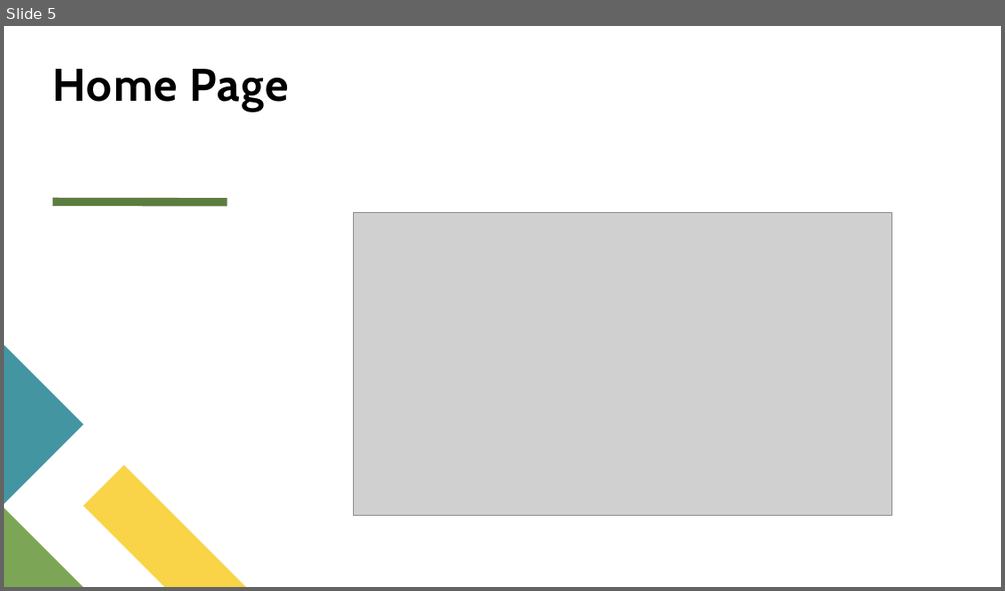
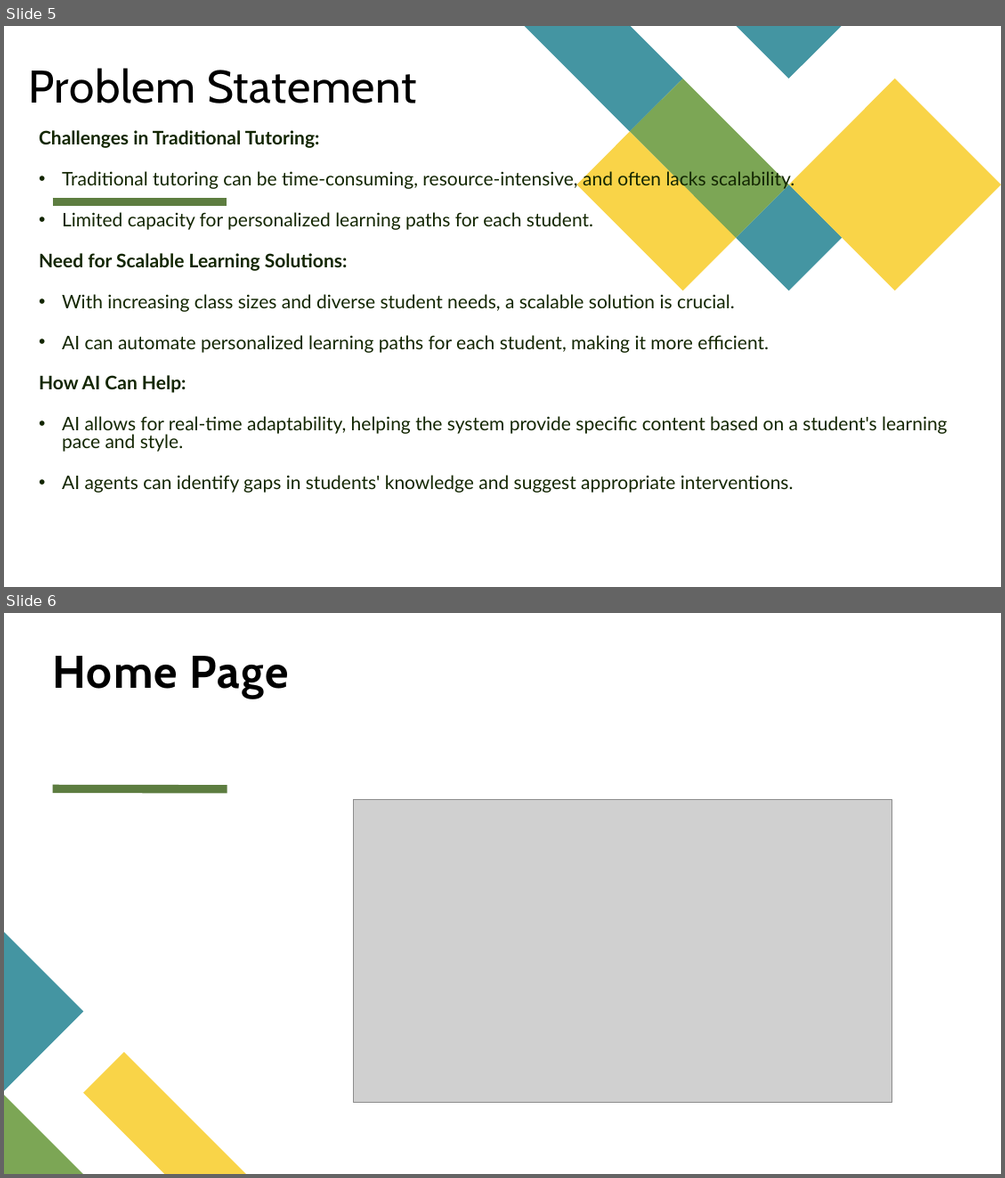
Before and after one commit to MeghaN28/AI-Tutor, a slide deck: Seattle Data AI Security Hackathon.pptx. Shown one above the other, each under a label of ours: slide 5 before the commit, slides 5 and 6 after it. The pictures are 1005x591 and 1005x1178 pixels, drawn with LibreOffice and Linux fonts; fonts in the diff are those of the drawing; grey boxes stand for pictures. Boxes give left, top, right and bottom in pixels: in the first picture for what was removed or moved away, otherwise in the second. Text is boxed around its words. In the diff, an @@ line names an element or a change of style, - is before the commit and + after.

```diff
--- a/Seattle Data AI Security Hackathon.pptx
+++ b/Seattle Data AI Security Hackathon.pptx
@@ slide 5 added at <box>4,26,1001,587</box>, background #FFFFFF; not listed: 1 template element that a slide beside it also shows @@
@@ title added at <box>28,68,417,103</box>, 44 pt, text #000000 @@
+Problem Statement
@@ group added at <box>525,26,1001,290</box>: 5 freeform shapes @@
@@ text added at <box>39,130,947,492</box>, 18 pt, text #132602 @@
+Challenges in Traditional Tutoring:
+• Traditional tutoring can be time-consuming, resource-intensive, and often lacks scalability.
+• Limited capacity for personalized learning paths for each student.
+Need for Scalable Learning Solutions:
+• With increasing class sizes and diverse student needs, a scalable solution is crucial.
+• AI can automate personalized learning paths for each student, making it more efficient.
+How AI Can Help:
+• AI allows for real-time adaptability, helping the system provide specific content based on a student's learning pace and style.
+• AI agents can identify gaps in students' knowledge and suggest appropriate interventions.
@@ what was slide 5 is now slide 6 @@
```
Also in this commit, not shown: 7 slides changed, 5 other slides added, 4 slides removed.
